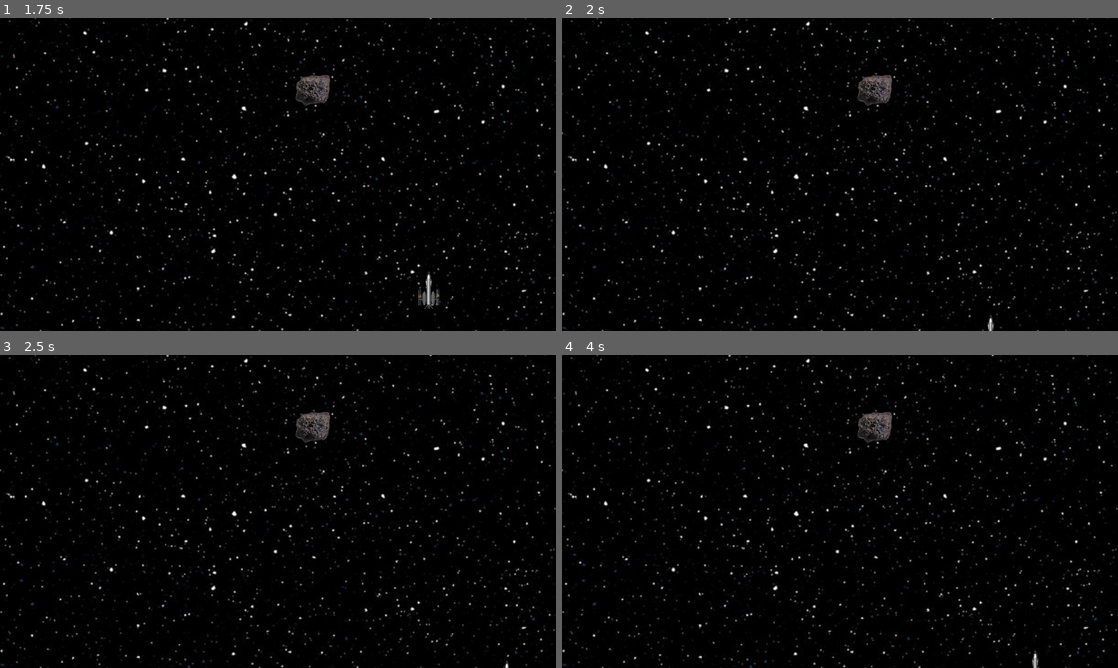
Above: before the commit, frames 1-4 (two rows, left to right).
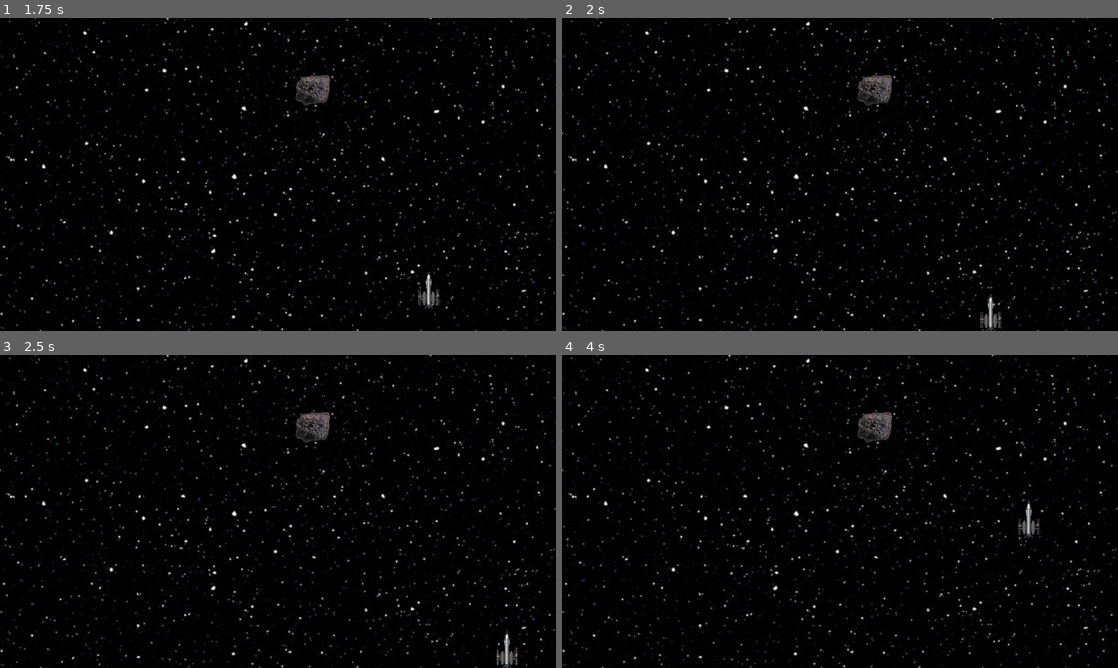
Above: after the commit, the same moments.

Repository: niiad/space
Game: Godot game, scene res://scenes/level.tscn
Two runs of this game, one before a commit and one after it. Both use one fixed random seed, a clock stepped at 60 frames per second and the inputs below.
Inputs:
- Up to frame 1 (1.75 s): tap Enter at 0.5 s; hold Right (right) 0.53-1.28 s; hold Down (down) from 1.28 s (still down)
- Up to frame 2 (2 s): keep holding Down (down)
- Up to frame 3 (2.5 s): release Down (down) at 2.03 s; hold Right (right) from 2.03 s (still down)
- Up to frame 4 (4 s): release Right (right) at 2.78 s; hold Up (up) 2.78-3.53 s; hold Left (left) from 3.53 s (still down)

Frame 1 is identical in both runs. In frame 2, 0.2% of the frame differs, in the area x 75-79%, y 88-100%; in frame 3, 0.2%; in frame 4, 0.3%, in the area x 82-86%, y 46-100%.

Commit message:
added top and bottom border

Diff:
--- a/scenes/level.tscn
+++ b/scenes/level.tscn
@@ -9,6 +9,12 @@
 
 [sub_resource type="RectangleShape2D" id="RectangleShape2D_ojulm"]
 size = Vector2(12, 720)
+
+[sub_resource type="RectangleShape2D" id="RectangleShape2D_vnxst"]
+size = Vector2(1280, 12)
+
+[sub_resource type="RectangleShape2D" id="RectangleShape2D_vktme"]
+size = Vector2(1280, 14)
 
 [node name="Level" type="Node2D"]
 
@@ -36,3 +42,15 @@
 [node name="CollisionShape2D" type="CollisionShape2D" parent="Borders/LeftBorder"]
 position = Vector2(-6, 360)
 shape = SubResource("RectangleShape2D_ojulm")
+
+[node name="TopBorder" type="StaticBody2D" parent="Borders"]
+
+[node name="CollisionShape2D" type="CollisionShape2D" parent="Borders/TopBorder"]
+position = Vector2(640, -6)
+shape = SubResource("RectangleShape2D_vnxst")
+
+[node name="StaticBody2D" type="StaticBody2D" parent="Borders"]
+
+[node name="CollisionShape2D" type="CollisionShape2D" parent="Borders/StaticBody2D"]
+position = Vector2(640, 727)
+shape = SubResource("RectangleShape2D_vktme")
Not shown: 1 places in scenes/level.tscn that only renumber resources
